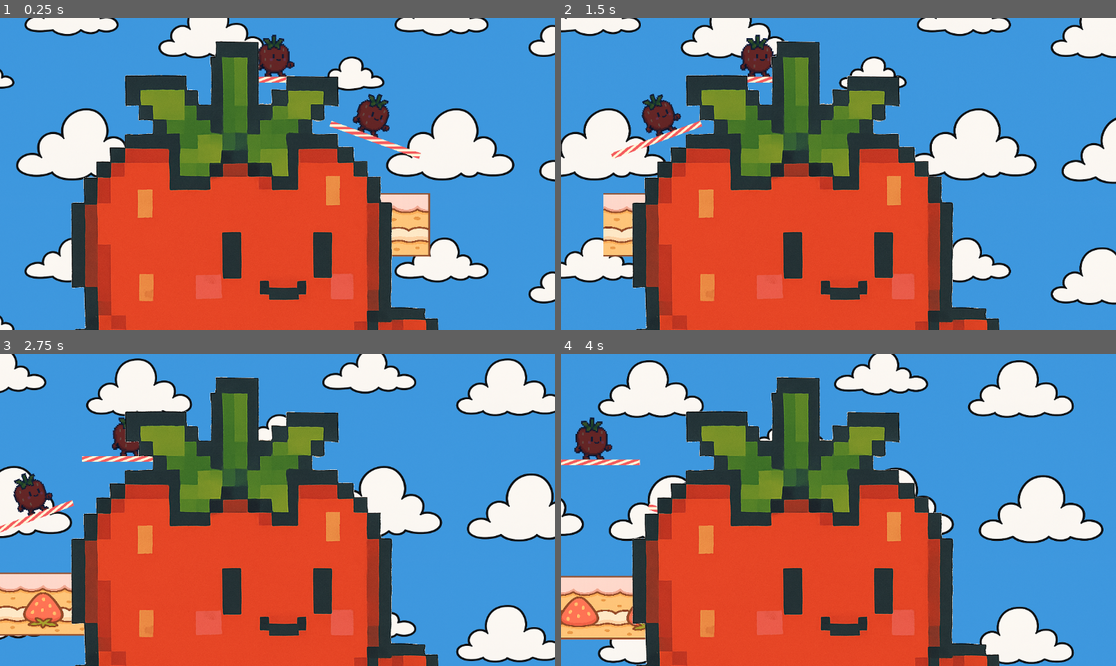
Above: before the commit, frames 1-4 (two rows, left to right).
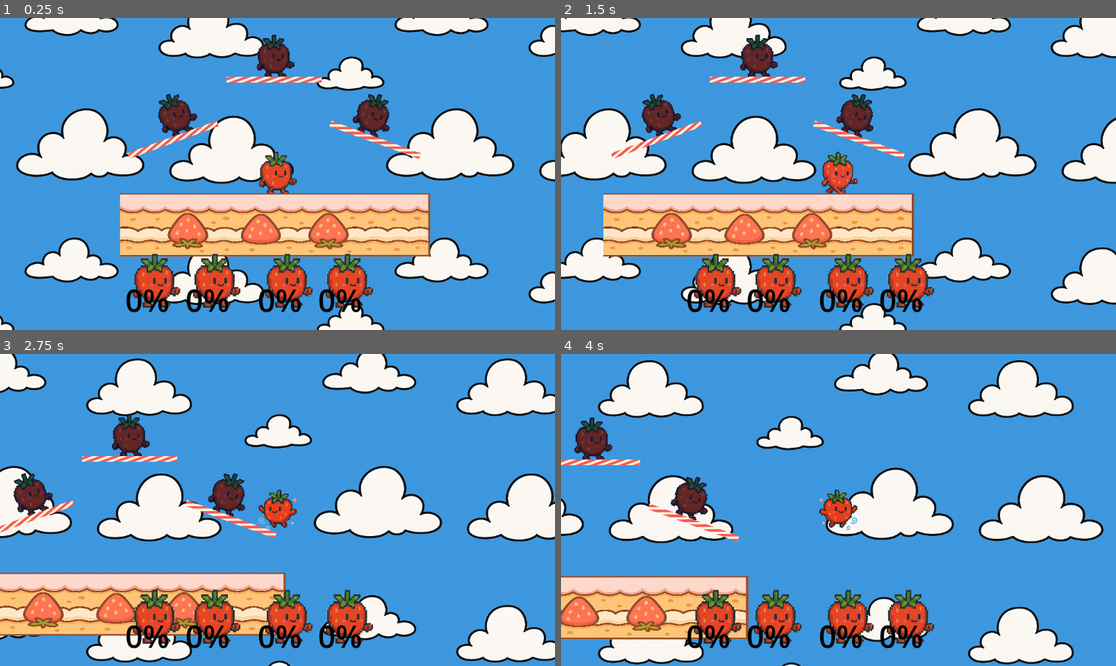
Above: after the commit, the same moments.

Repository: ktarrant/shortcake
Game: Godot game, scene res://scenes/main/Main.tscn
Two runs of this game, one before a commit and one after it. Both use one fixed random seed, a clock stepped at 60 frames per second and the inputs below.
Inputs:
- Up to frame 1 (0.25 s): no input
- Up to frame 2 (1.5 s): tap Enter at 0.5 s; hold Right (move_right) from 0.53 s (still down); tap D (attack) at 0.6 s; tap Up (jump) at 0.77 s; tap S (shield) at 1.35 s
- Up to frame 3 (2.75 s): tap Up (jump) at 1.52 s; release Right (move_right) at 2.03 s; hold Left (move_left) from 2.03 s (still down); tap D (attack) at 2.1 s
- Up to frame 4 (4 s): release Left (move_left) at 2.78 s; hold Right (move_right) from 2.78 s (still down); tap S (shield) at 2.85 s; tap Up (jump) at 3.02, 3.77 s; tap D (attack) at 3.6 s

The runs differ from the first frame. In frame 1, 40% of the frame differs, in the area x 12-79%, y 7-100%; in frame 2, 40%; in frame 3, 40%; in frame 4, 40%.
Error before the commit: Invalid assignment of property or key 'player' with value of type 'CharacterBody2D (Player)' on a base object of type 'null instance'. (res://scripts/Main.gd:1…

Commit message:
improve damage UI

Diff:
--- a/scenes/main/Main.tscn
+++ b/scenes/main/Main.tscn
@@ -140,12 +140,32 @@
 
 [node name="CanvasLayer" type="CanvasLayer" parent="."]
 
-[node name="PlayerUI1" parent="CanvasLayer" instance=ExtResource("6_1rhdn")]
+[node name="HBoxContainer" type="HBoxContainer" parent="CanvasLayer"]
+anchors_preset = 7
+anchor_left = 0.5
+anchor_top = 1.0
+anchor_right = 0.5
+anchor_bottom = 1.0
+offset_left = -20.0
+offset_top = -40.0
+offset_right = 20.0
+grow_horizontal = 2
+grow_vertical = 0
 
-[node name="PlayerUI2" parent="CanvasLayer" instance=ExtResource("6_1rhdn")]
+[node name="PlayerUI1" parent="CanvasLayer/HBoxContainer" node_paths=PackedStringArray("player") instance=ExtResource("6_1rhdn")]
+z_index = 1
+player = NodePath("../../../Player1")
 
-[node name="PlayerUI3" parent="CanvasLayer" instance=ExtResource("6_1rhdn")]
+[node name="PlayerUI2" parent="CanvasLayer/HBoxContainer" node_paths=PackedStringArray("player") instance=ExtResource("6_1rhdn")]
+z_index = 1
+player = NodePath("../../../Player2")
 
-[node name="PlayerUI4" parent="CanvasLayer" instance=ExtResource("6_1rhdn")]
+[node name="PlayerUI3" parent="CanvasLayer/HBoxContainer" node_paths=PackedStringArray("player") instance=ExtResource("6_1rhdn")]
+z_index = 1
+player = NodePath("../../../Player3")
+
+[node name="PlayerUI4" parent="CanvasLayer/HBoxContainer" node_paths=PackedStringArray("player") instance=ExtResource("6_1rhdn")]
+z_index = 1
+player = NodePath("../../../Player4")
 
 [connection signal="body_entered" from="DeathZone" to="." method="_on_DeathZone_body_entered"]
--- a/scenes/player/PlayerUI.tscn
+++ b/scenes/player/PlayerUI.tscn
@@ -1,18 +1,49 @@
-[gd_scene load_steps=3 format=3 uid="uid://b4gskdns6cc23"]
+[gd_scene load_steps=5 format=3 uid="uid://b4gskdns6cc23"]
 
 [ext_resource type="Script" uid="uid://c13cr8jrcya8k" path="res://scripts/PlayerUI.gd" id="1_f7lci"]
 [ext_resource type="Texture2D" uid="uid://ci3e3idcrf8q1" path="res://assets/sprites/player/strawberry/strawberry_idle.png" id="2_dwui3"]
 
+[sub_resource type="SystemFont" id="SystemFont_dwui3"]
+
+[sub_resource type="LabelSettings" id="LabelSettings_hl6yw"]
+font = SubResource("SystemFont_dwui3")
+font_size = 128
+font_color = Color(0, 0, 0, 1)
+
 [node name="PlayerUi" type="Node2D"]
+scale = Vector2(0.5, 0.5)
 script = ExtResource("1_f7lci")
 
-[node name="MarginContainer" type="MarginContainer" parent="."]
-offset_right = 40.0
-offset_bottom = 40.0
+[node name="Control" type="Control" parent="."]
+custom_minimum_size = Vector2(128, 128)
+layout_mode = 3
+anchors_preset = 0
+offset_right = 128.0
+offset_bottom = 128.0
 
-[node name="TextureRect" type="TextureRect" parent="MarginContainer"]
+[node name="MarginContainer" type="MarginContainer" parent="Control"]
+custom_minimum_size = Vector2(128, 128)
+layout_mode = 1
+anchors_preset = 3
+anchor_left = 1.0
+anchor_top = 1.0
+anchor_right = 1.0
+anchor_bottom = 1.0
+offset_left = -256.0
+offset_top = -256.0
+grow_horizontal = 0
+grow_vertical = 0
+
+[node name="TextureRect" type="TextureRect" parent="Control/MarginContainer"]
+custom_minimum_size = Vector2(128, 128)
 layout_mode = 2
 texture = ExtResource("2_dwui3")
+expand_mode = 3
+stretch_mode = 5
 
-[node name="Label" type="Label" parent="MarginContainer"]
+[node name="Label" type="Label" parent="Control/MarginContainer/TextureRect"]
 layout_mode = 2
+offset_top = 116.0
+offset_right = 256.0
+offset_bottom = 139.0
+label_settings = SubResource("LabelSettings_hl6yw")
--- a/scripts/Main.gd
+++ b/scripts/Main.gd
@@ -8,11 +8,11 @@
 @onready var death_zone = $DeathZone
 
 
-func _ready():
-	$UI/PlayerUI1.player = $Player1
-	$UI/PlayerUI2.player = $Player2
-	$UI/PlayerUI3.player = $Player3
-	$UI/PlayerUI4.player = $Player4
+#func _ready():
+	#$UI/PlayerUI1.player = $Player1
+	#$UI/PlayerUI2.player = $Player2
+	#$UI/PlayerUI3.player = $Player3
+	#$UI/PlayerUI4.player = $Player4
 
 func _on_DeathZone_body_entered(body):
 	if body is Player:
--- a/scripts/PlayerUI.gd
+++ b/scripts/PlayerUI.gd
@@ -1,22 +1,52 @@
-extends Control
+extends Node2D
 
-@export var player: Node = null
+const Player = preload("res://scripts/Player.gd")
+
+@export var player: Player = null
+@onready var container := $Control
+@onready var icon := $Control/MarginContainer/TextureRect
+@onready var damage_label := $Control/MarginContainer/TextureRect/Label
 
 func _ready():
+	init_for_player(player.player_id)
+
 	update_display()
+
+func init_for_player(player_id: int):
+	# Anchor to bottom
+	container.anchor_left = 0.5
+	container.anchor_right = 0.5
+	container.anchor_top = 1.0
+	container.anchor_bottom = 1.0
+
+	# Center the pivot and apply offsets based on ID
+	var offset_x := 0
+	match player_id:
+		0:
+			offset_x = -400
+		1:
+			offset_x = -150
+		2:
+			offset_x = 150
+		3:
+			offset_x = 400
+
+	container.offset_left = offset_x - 64
+	container.offset_right = offset_x + 64
+	container.offset_top = -120
+	container.offset_bottom = -20
 
 func _process(_delta):
 	if player:
 		update_display()
 
 func update_display():
-	var damage_label = $MarginContainer/HBoxContainer/Label
-	damage_label.text = str(round(player.damage)) + "%"
+	damage_label.text = str(round(player.percent)) + "%"
 
 	# Optional: change color as damage increases
-	if player.damage > 100:
+	if player.percent > 100:
 		damage_label.add_theme_color_override("font_color", Color(1, 0.2, 0.2))  # red
-	elif player.damage > 50:
+	elif player.percent > 50:
 		damage_label.add_theme_color_override("font_color", Color(1, 1, 0.2))  # yellow
 	else:
 		damage_label.add_theme_color_override("font_color", Color(1, 1, 1))  # white
